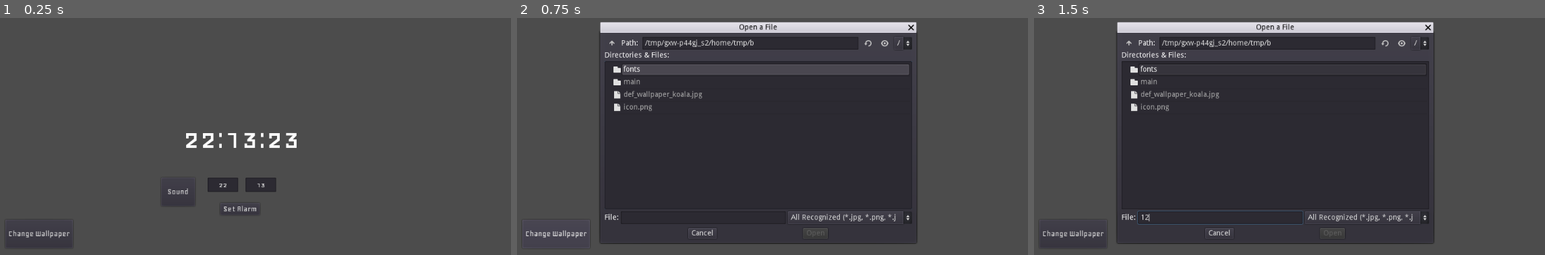
Above: before the commit, frames 1-3 (left to right).
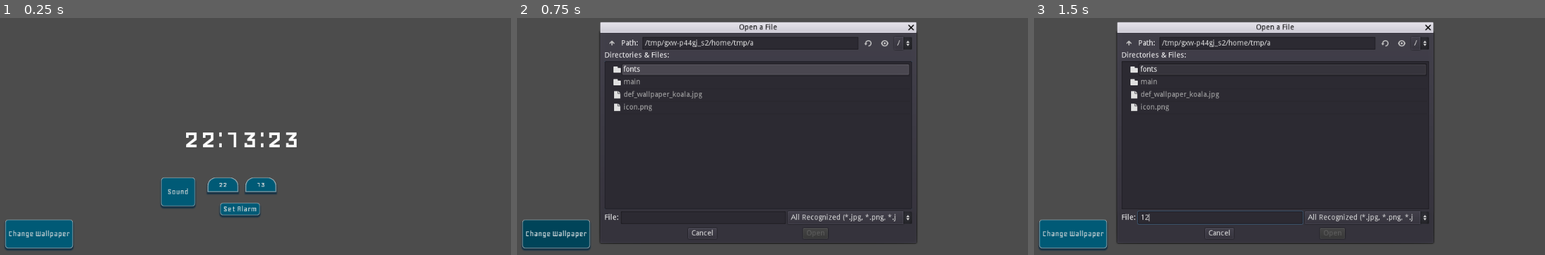
Above: after the commit, the same moments.

Repository: Quinhz/godowake
Game: Godot game, scene res://main/Main.tscn
The game is run twice, just before and just after one commit, with the same random seed, the same clock (stepped at 60 frames per second) and the same inputs.
Inputs (mouse positions are in pixels of both pictures, inside the frame that each line leads up to):
- Up to frame 1 (0.25 s): no input
- Up to frame 2 (0.75 s): click "Change Wallpaper" at 0.5 s
- Up to frame 3 (1.5 s): click (1217, 217) at 1.27 s; type "12" at 1.35 s

The runs differ from the first frame. In frame 1, 4.1% of the frame differs, in the area x 0-59%, y 48-99%; in frame 2, 1.7%; in frame 3, 1.7%.

Commit message:
Testing Godot 3.6 theme systems and displaying visual feedback when the alarm sounds.

Diff:
--- a/main/Main.gd
+++ b/main/Main.gd
@@ -36,6 +36,18 @@
 		var curr_time = OS.get_time()
 		if curr_time.hour == alarm_hour and curr_time.minute == alarm_minute:
 			play_alarm()
+	if alarm_sound.playing:
+#		$AlertOverlay.visible = OS.get_ticks_msec() % 1000 < 500
+		$AlertOverlay.visible = true
+		if OS.get_ticks_msec() % 1000 < 500:
+			$AlertOverlay.color = Color(1, 0.31, 0.31, 0.5)
+		else:
+			$AlertOverlay.color = Color(0.7, 0.31, 1, 0.44)
+#		$Wallpaper.rect_position.x += sin(OS.get_ticks_msec() * 0.005)
+		$Clock.rect_position.y += sin(OS.get_ticks_msec() * 0.001) * 0.1
+	elif alarm_sound.playing == false:
+		$Clock.rect_position.y = 266
+		$AlertOverlay.visible = false
 
 
 # My functions
@@ -63,7 +75,7 @@
 	var f = File.new()
 	f.open(path, File.READ)
 	var size = f.get_len()
-	var conv_size = convert_size(size)
+#	var conv_size = convert_size(size)
 #	print(conv_size)
 #	print("The file '%s' is in size: '%.2f %s'" % [path, conv_size, unit_prefix])
 	var new_sound = AudioStreamMP3.new()
--- a/main/Main.tscn
+++ b/main/Main.tscn
@@ -1,9 +1,10 @@
-[gd_scene load_steps=10 format=2]
+[gd_scene load_steps=11 format=2]
 
 [ext_resource path="res://main/Main.gd" type="Script" id=1]
 [ext_resource path="res://fonts/geo/Geo-Regular.ttf" type="DynamicFontData" id=2]
 [ext_resource path="res://lo-fi-alarm-clock.mp3" type="AudioStream" id=3]
 [ext_resource path="res://fonts/geo/Geo-Italic.ttf" type="DynamicFontData" id=4]
+[ext_resource path="res://main/P3_theme.tres" type="Theme" id=5]
 
 [sub_resource type="DynamicFont" id=1]
 size = 64
@@ -30,6 +31,12 @@
 anchor_right = 1.0
 anchor_bottom = 1.0
 stretch_mode = 7
+
+[node name="AlertOverlay" type="ColorRect" parent="."]
+visible = false
+anchor_right = 1.0
+anchor_bottom = 1.0
+color = Color( 1, 0.341176, 0.309804, 0.690196 )
 
 [node name="Clock" type="Label" parent="."]
 anchor_left = 0.5
@@ -37,9 +44,9 @@
 anchor_right = 0.5
 anchor_bottom = 0.5
 margin_left = -111.0
-margin_top = -33.5
+margin_top = -34.0
 margin_right = 111.0
-margin_bottom = 33.5
+margin_bottom = 33.0
 custom_fonts/font = SubResource( 1 )
 text = "00:00:00"
 
@@ -53,6 +60,7 @@
 margin_right = 62.9991
 margin_bottom = 27.0
 rect_min_size = Vector2( 128, 54 )
+theme = ExtResource( 5 )
 custom_fonts/font = SubResource( 3 )
 text = "Change Wallpaper"
 __meta__ = {
@@ -69,6 +77,7 @@
 margin_right = 32.256
 margin_bottom = 26.8
 rect_min_size = Vector2( 64, 54 )
+theme = ExtResource( 5 )
 custom_fonts/font = SubResource( 3 )
 text = "Sound"
 __meta__ = {
@@ -85,6 +94,7 @@
 margin_right = 29.0
 margin_bottom = 12.0
 rect_min_size = Vector2( 58, 27 )
+theme = ExtResource( 5 )
 custom_fonts/font = SubResource( 2 )
 align = 1
 max_length = 2
@@ -104,6 +114,7 @@
 margin_right = 29.0
 margin_bottom = 12.0
 rect_min_size = Vector2( 58, 27 )
+theme = ExtResource( 5 )
 custom_fonts/font = SubResource( 2 )
 align = 1
 max_length = 2
@@ -123,6 +134,7 @@
 margin_right = 37.5
 margin_bottom = 11.5
 rect_min_size = Vector2( 75, 23 )
+theme = ExtResource( 5 )
 custom_fonts/font = SubResource( 5 )
 text = "Set Alarm"
 __meta__ = {
@@ -167,7 +179,7 @@
 [node name="FileDialog" type="FileDialog" parent="."]
 margin_right = 315.0
 margin_bottom = 130.0
-window_title = "Choose an image"
+window_title = "Open a File"
 mode = 0
 access = 2
 filters = PoolStringArray( "*.jpg", "*.png", "*.jpeg" )
@@ -175,7 +187,7 @@
 [node name="AudioDialog" type="FileDialog" parent="."]
 margin_right = 315.0
 margin_bottom = 130.0
-window_title = "Choose an audio"
+window_title = "Open a File"
 mode = 0
 access = 2
 filters = PoolStringArray( "*.mp3" )
--- /dev/null
+++ b/main/P3_theme.tres
@@ -0,0 +1,98 @@
+[gd_resource type="Theme" load_steps=8 format=2]
+
+[sub_resource type="StyleBoxFlat" id=10]
+bg_color = Color( 0, 0.352941, 0.462745, 1 )
+border_width_left = 1
+border_width_top = 1
+border_width_right = 1
+border_width_bottom = 1
+border_blend = true
+corner_radius_top_left = 5
+corner_radius_top_right = 5
+corner_radius_bottom_right = 5
+corner_radius_bottom_left = 5
+shadow_color = Color( 0.00784314, 0.160784, 0.262745, 0.717647 )
+shadow_size = 3
+shadow_offset = Vector2( 0, 3 )
+
+[sub_resource type="StyleBoxEmpty" id=14]
+
+[sub_resource type="StyleBoxFlat" id=15]
+bg_color = Color( 0, 0.266667, 0.34902, 1 )
+border_width_left = 1
+border_width_top = 1
+border_width_right = 1
+border_width_bottom = 1
+border_blend = true
+corner_radius_top_left = 5
+corner_radius_top_right = 5
+corner_radius_bottom_right = 5
+corner_radius_bottom_left = 5
+shadow_color = Color( 0.00784314, 0.160784, 0.262745, 0.717647 )
+shadow_size = 3
+shadow_offset = Vector2( 0, 3 )
+
+[sub_resource type="StyleBoxFlat" id=16]
+bg_color = Color( 0, 0.352941, 0.462745, 1 )
+border_width_left = 1
+border_width_top = 1
+border_width_right = 1
+border_width_bottom = 1
+border_blend = true
+corner_radius_top_left = 5
+corner_radius_top_right = 5
+corner_radius_bottom_right = 5
+corner_radius_bottom_left = 5
+shadow_color = Color( 0.00784314, 0.160784, 0.262745, 0.717647 )
+shadow_size = 3
+shadow_offset = Vector2( 0, 3 )
+
+[sub_resource type="StyleBoxFlat" id=17]
+bg_color = Color( 0, 0.435294, 0.568627, 1 )
+border_width_left = 1
+border_width_top = 1
+border_width_right = 1
+border_width_bottom = 1
+border_blend = true
+corner_radius_top_left = 5
+corner_radius_top_right = 5
+corner_radius_bottom_right = 5
+corner_radius_bottom_left = 5
+shadow_color = Color( 0.00784314, 0.160784, 0.262745, 0.717647 )
+shadow_size = 1
+shadow_offset = Vector2( 0, 1 )
+
+[sub_resource type="StyleBoxFlat" id=12]
+bg_color = Color( 0, 0.352941, 0.462745, 1 )
+border_width_left = 2
+border_width_top = 1
+border_width_right = 2
+border_width_bottom = 2
+border_blend = true
+corner_radius_top_left = 5
+corner_radius_top_right = 5
+shadow_color = Color( 0.623529, 0.929412, 1, 0.4 )
+shadow_size = 3
+shadow_offset = Vector2( 0, 3 )
+
+[sub_resource type="StyleBoxFlat" id=13]
+bg_color = Color( 0, 0.352941, 0.462745, 1 )
+border_width_left = 2
+border_width_top = 1
+border_width_right = 2
+border_width_bottom = 2
+border_blend = true
+corner_radius_top_left = 15
+corner_radius_top_right = 15
+shadow_color = Color( 0.00784314, 0.160784, 0.262745, 0.717647 )
+shadow_size = 3
+shadow_offset = Vector2( 0, 3 )
+
+[resource]
+/styles/test = SubResource( 10 )
+Button/styles/focus = SubResource( 14 )
+Button/styles/hover = SubResource( 15 )
+Button/styles/normal = SubResource( 16 )
+Button/styles/pressed = SubResource( 17 )
+LineEdit/styles/focus = SubResource( 12 )
+LineEdit/styles/normal = SubResource( 13 )
